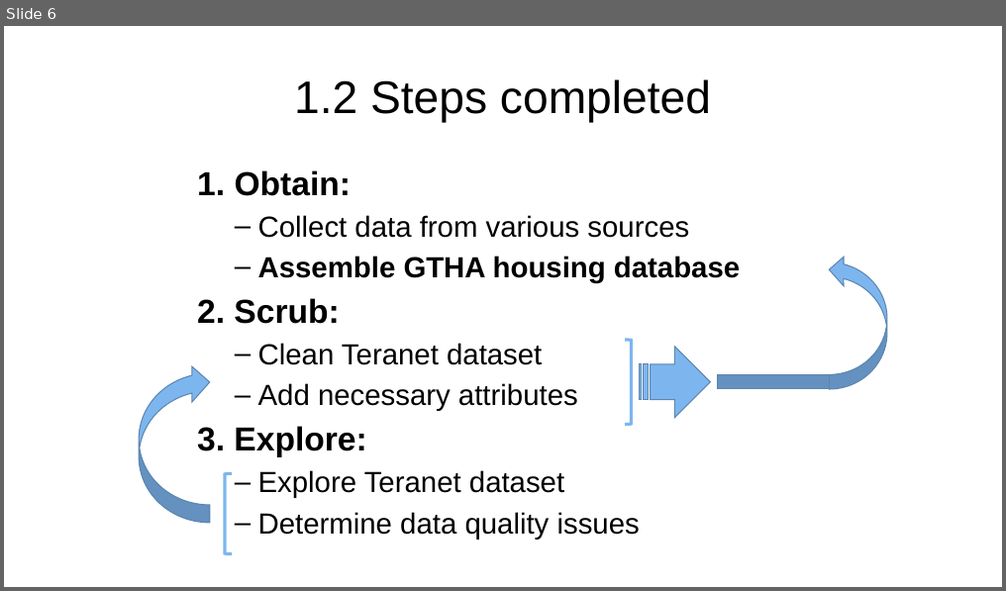
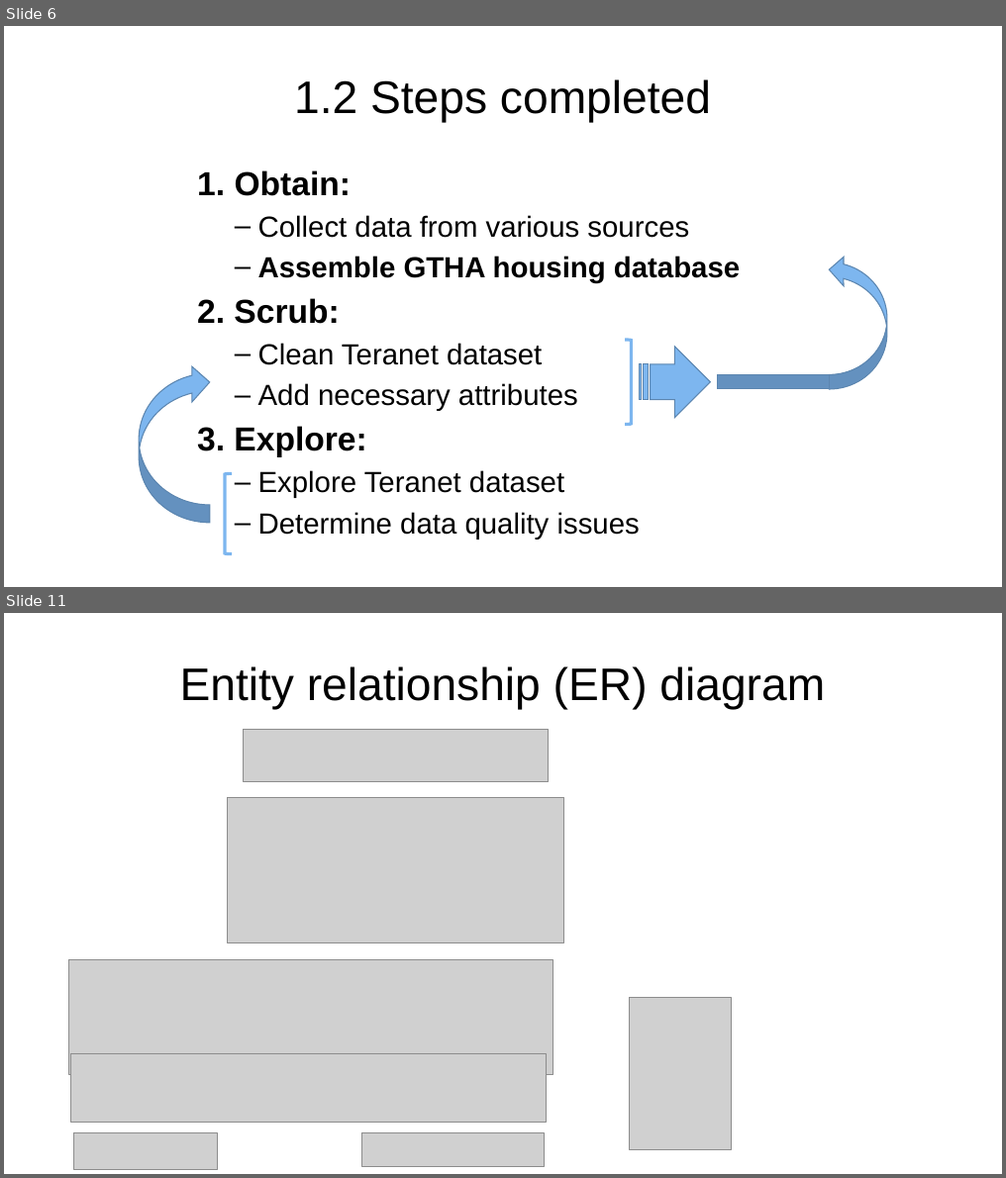
Before and after one commit to stepan-o/thesis, a slide deck: presentations/Teranet_meeting_Aug16_2019.pptx. Shown one above the other, each under a label of ours: slide 6 before the commit, slides 6 and 11 after it; the slides between them are not shown. The pictures are 1006x591 and 1006x1178 pixels, drawn with LibreOffice and Linux fonts; fonts in the diff are those of the drawing; grey boxes stand for pictures. Boxes give left, top, right and bottom in pixels: in the first picture for what was removed or moved away, otherwise in the second. Text is boxed around its words. In the diff, an @@ line names an element or a change of style, - is before the commit and + after.

```diff
--- a/presentations/Teranet_meeting_Aug16_2019.pptx
+++ b/presentations/Teranet_meeting_Aug16_2019.pptx
@@ slide 11 added at <box>4,613,1002,1174</box>, background #FFFFFF @@
@@ title added at <box>180,666,825,710</box>, 44 pt, text #000000 @@
+Entity relationship (ER) diagram
@@ picture added at <box>244,729,548,781</box> @@
@@ picture added at <box>228,798,564,943</box> @@
@@ picture added at <box>69,959,553,1074</box> @@
@@ picture added at <box>629,998,731,1150</box> @@
@@ picture added at <box>71,1054,546,1122</box> @@
@@ picture added at <box>73,1134,218,1170</box> @@
@@ picture added at <box>361,1134,545,1167</box> @@
```
Also in this commit, not shown: 3 slides changed, 4 other slides added, 4 other files.
